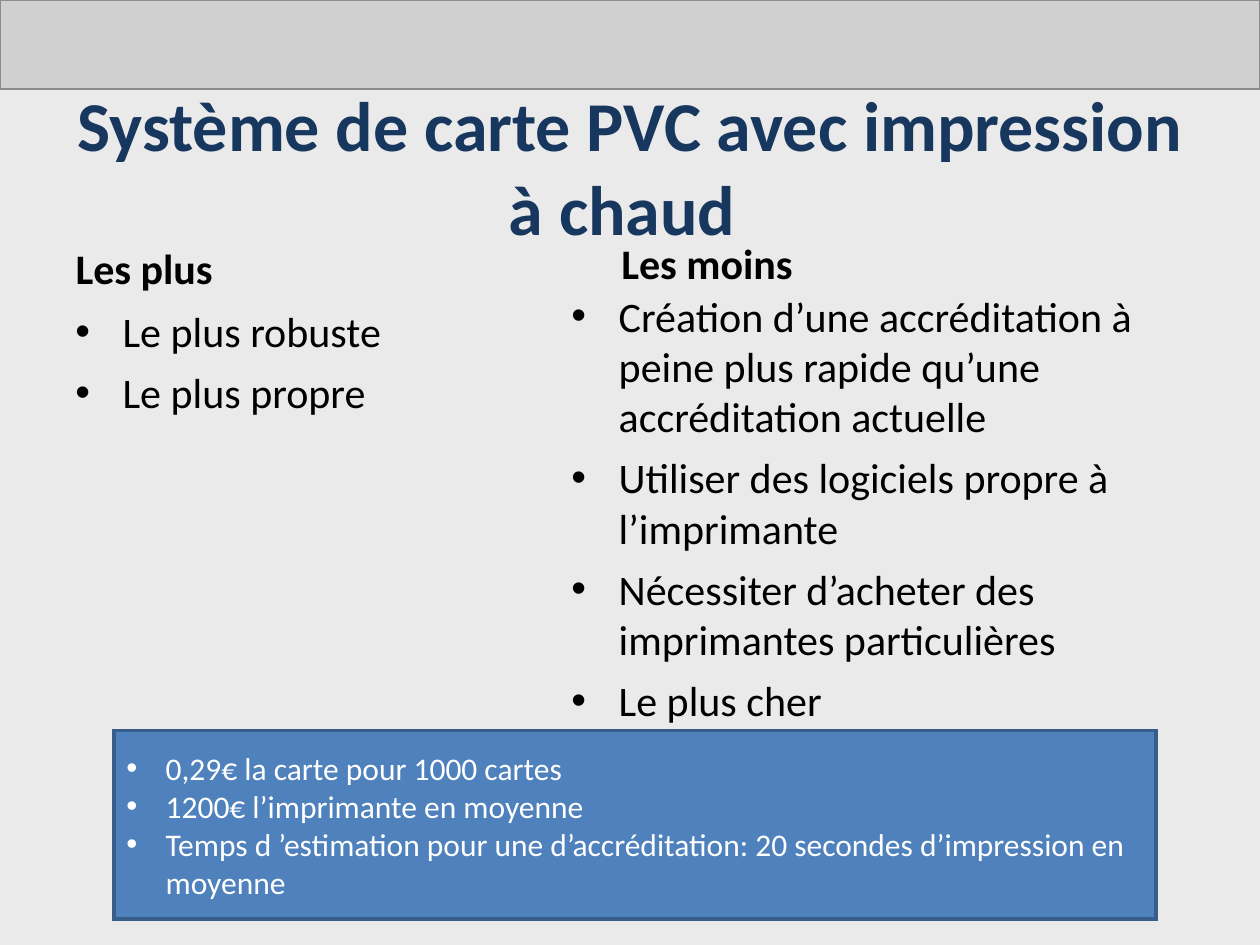
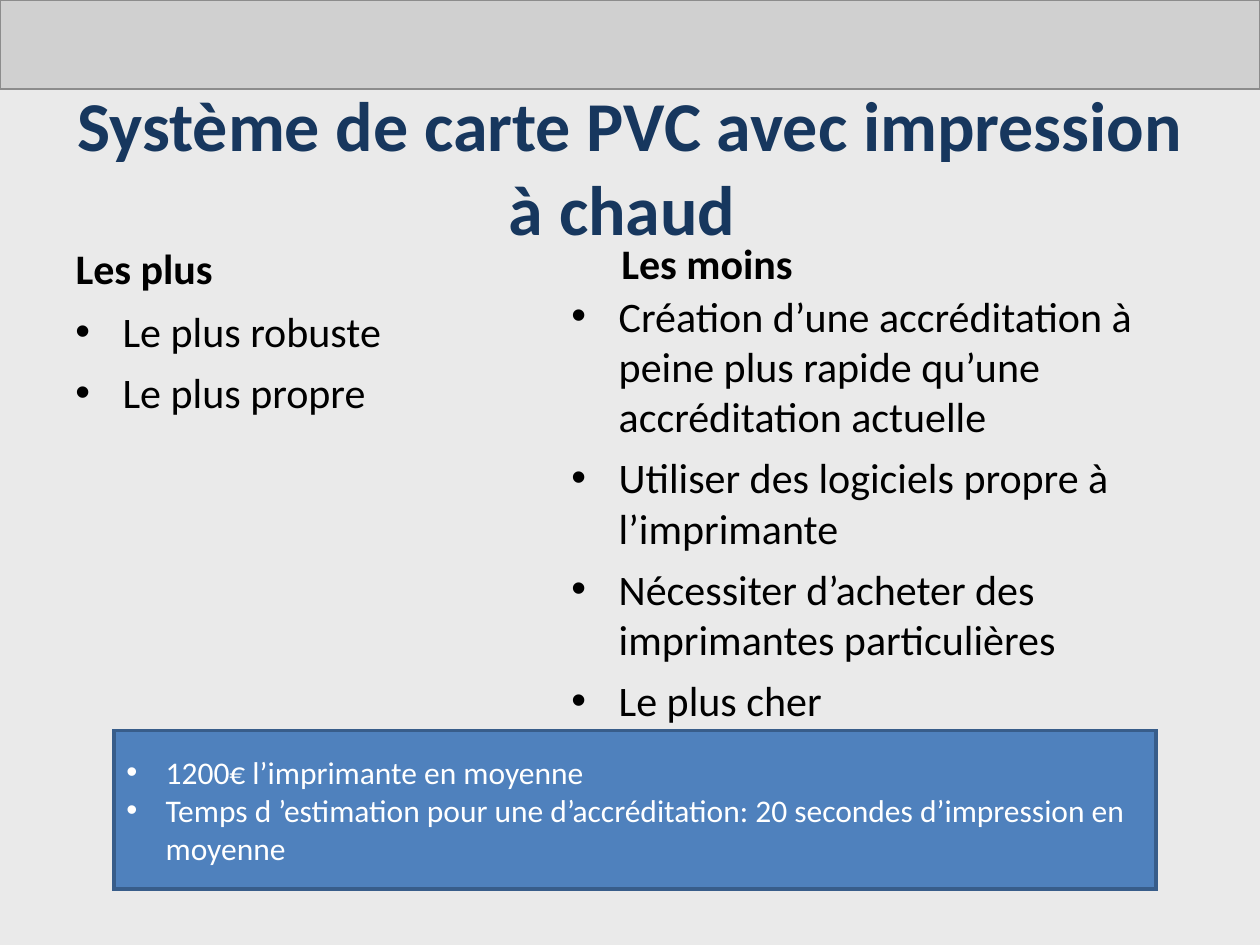
Before and after one commit to AdrienLombard/SimplePass, a slide deck: slide 5 of source/Système d'impression- Bilan intermédiaire - Version Adrien.ppt. Drawn at 1260x945 pixels with LibreOffice and Linux fonts; fonts in the diff are those of the drawing; grey boxes stand for pictures. Boxes give left, top, right and bottom in pixels: in the first picture for what was removed or moved away, otherwise in the second. Text is boxed around its words. In the diff, an @@ line names an element or a change of style, - is before the commit and + after.

```diff
--- a/source/Système d'impression- Bilan intermédiaire - Version Adrien.ppt
+++ b/source/Système d'impression- Bilan intermédiaire - Version Adrien.ppt
@@ rectangle "1200€ l’imprimante en moyenne": place and size @@
-rectangle "1200€ l’imprimante en moyenne" at [113, 731, 1155, 920]
+rectangle "1200€ l’imprimante en moyenne" at [113, 731, 1155, 890]
@@ text in rectangle at [166, 758, 561, 785]: paragraph removed @@
-• 0,29€ la carte pour 1000 cartes
```
Also in this commit, not shown: 1 other slide changed.
